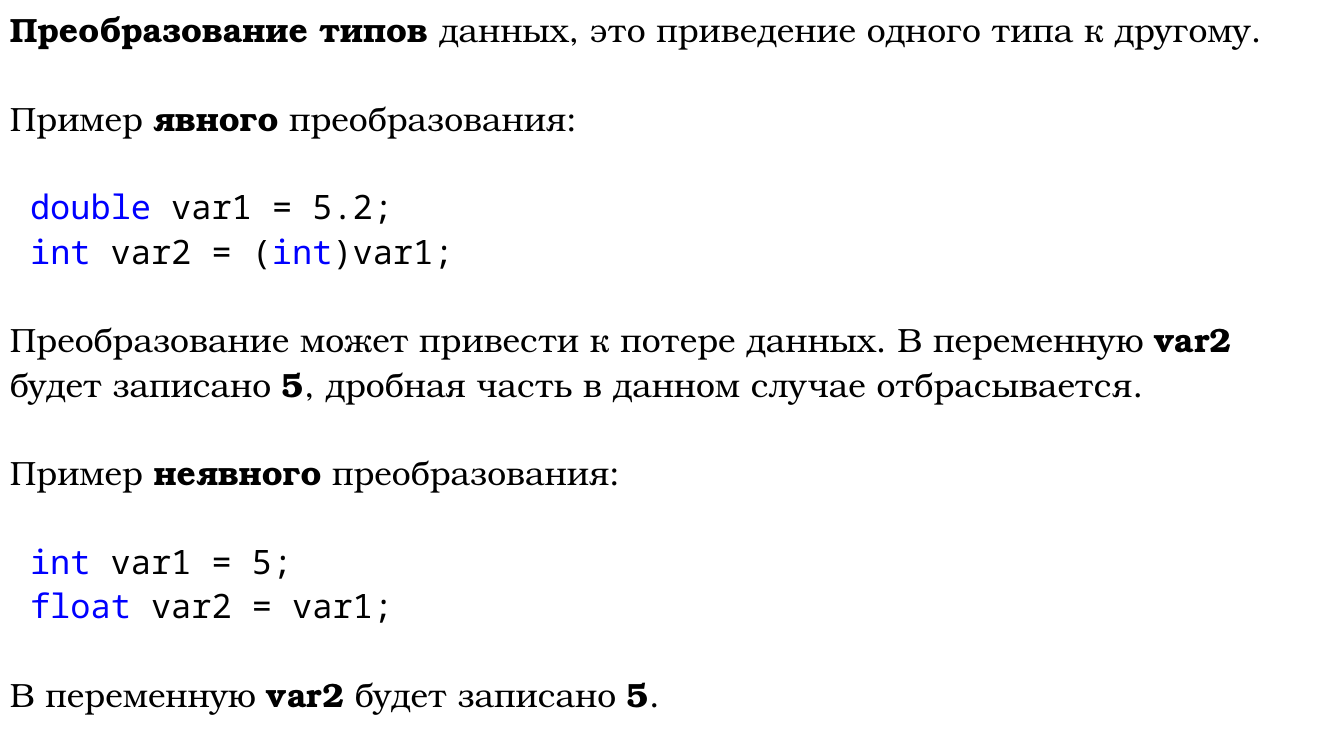
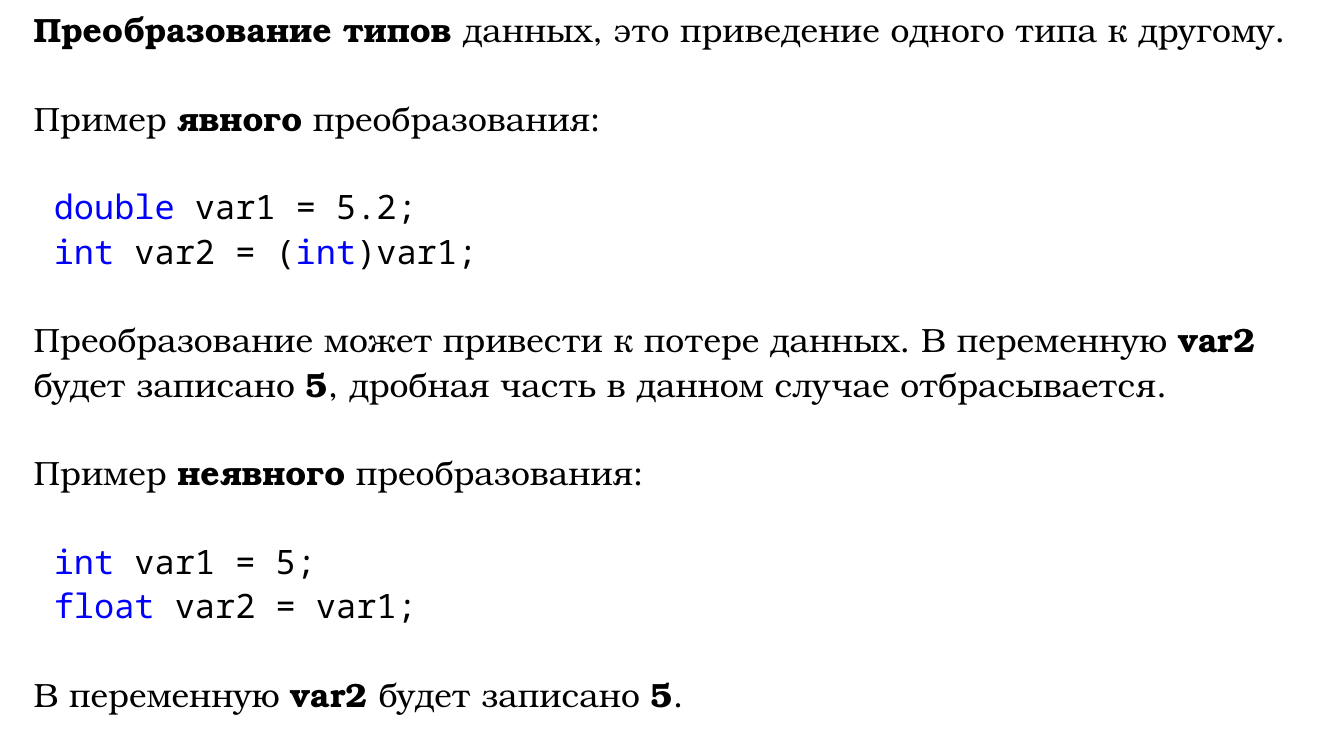
Before and after one commit to DaniilKlyukin/ITiP-1, a slide deck: slide 27 of Лекции/ИТиП лек 1 (лр 1).pptx. Drawn at 1344x756 pixels with LibreOffice and Linux fonts; fonts in the diff are those of the drawing. Boxes give left, top, right and bottom in pixels: in the first picture for what was removed or moved away, otherwise in the second. Text is boxed around its words. In the diff, an @@ line names an element or a change of style, - is before the commit and + after.

```diff
--- a/Лекции/ИТиП лек 1 (лр 1).pptx
+++ b/Лекции/ИТиП лек 1 (лр 1).pptx
@@ text "Преобразование типов данных, это приведение ...": place and size @@
-text "Преобразование типов данных, это приведение ..." at (10,16,1251,715)
+text "Преобразование типов данных, это приведение ..." at (34,16,1274,715)
```
Also in this commit, not shown: 8 other slides changed, 1 slide added, 1 slide removed, 1 other file.
